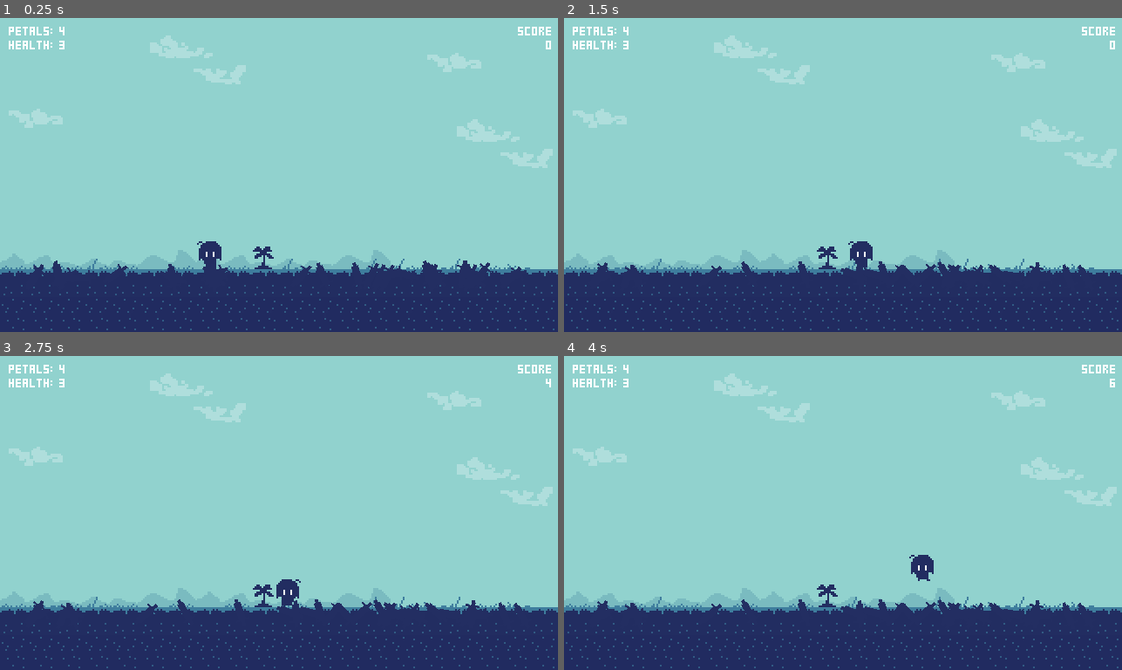
Above: before the commit, frames 1-4 (two rows, left to right).
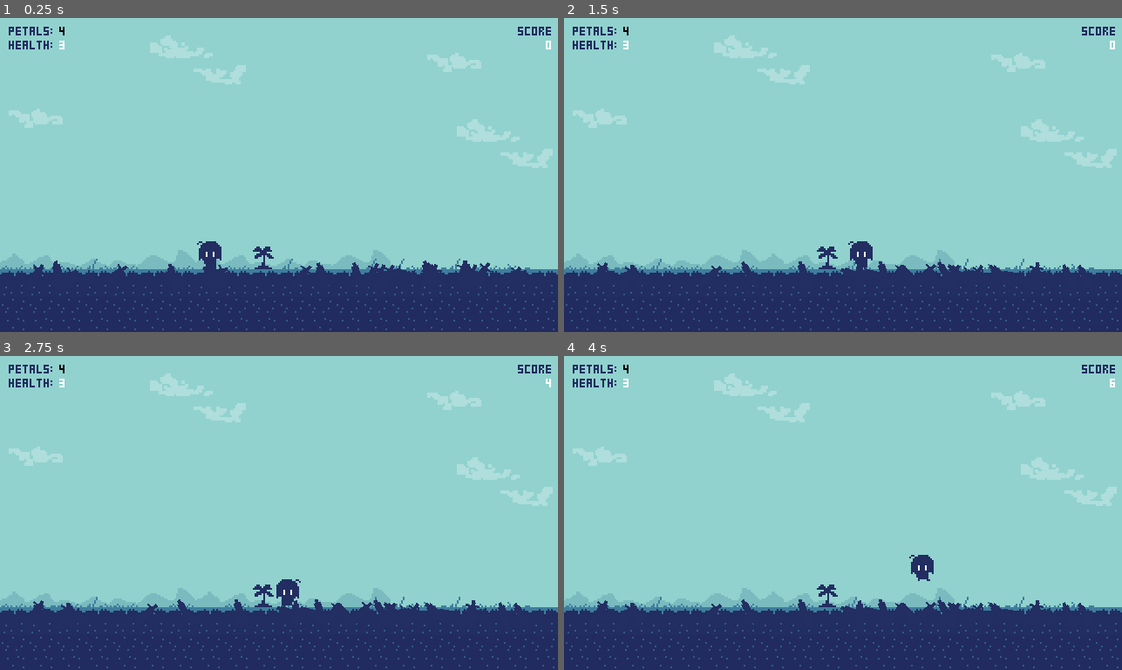
Above: after the commit, the same moments.

Repository: mwpodgorni/DDDD-Project
Game: Godot game, scene res://choice.tscn
Two runs of this game, one before a commit and one after it. Both use one fixed random seed, a clock stepped at 60 frames per second and the inputs below.
Inputs:
- Up to frame 1 (0.25 s): no input
- Up to frame 2 (1.5 s): tap Enter at 0.5 s; hold Right (ui_right) 0.53-1.28 s; tap V (ui_accept) at 0.77 s; hold Left (ui_left) from 1.28 s (still down)
- Up to frame 3 (2.75 s): tap V (ui_accept) at 1.52 s; release Left (ui_left) at 2.03 s; hold Right (ui_right) from 2.03 s (still down)
- Up to frame 4 (4 s): tap V (ui_accept) at 3.02, 3.77 s; release Right (ui_right) at 3.53 s; hold Left (ui_left) from 3.53 s (still down)

The runs differ from the first frame. In frame 1, 0.3% of the frame differs, in the area x 1-99%, y 2-10%; in frame 2, 0.3%; in frame 3, 0.3%; in frame 4, 0.3%.

Commit message:
push font color again

Diff:
--- a/LD46/LD46.tscn
+++ b/LD46/LD46.tscn
@@ -698,6 +698,7 @@
 margin_top = 5.0
 margin_right = 317.0
 margin_bottom = 11.0
+custom_colors/font_color = Color( 0.129412, 0.168627, 0.376471, 1 )
 custom_fonts/font = ExtResource( 16 )
 text = "SCORE"
 align = 2
@@ -707,6 +708,7 @@
 margin_top = 13.0
 margin_right = 317.0
 margin_bottom = 19.0
+custom_colors/font_color = Color( 0.129412, 0.168627, 0.376471, 1 )
 custom_fonts/font = ExtResource( 16 )
 text = "1000"
 align = 2
@@ -719,6 +721,7 @@
 margin_top = 5.0
 margin_right = 29.0
 margin_bottom = 11.0
+custom_colors/font_color = Color( 0.133333, 0.176471, 0.380392, 1 )
 custom_fonts/font = ExtResource( 16 )
 text = "Petals:"
 
@@ -728,6 +731,7 @@
 margin_right = 55.0
 margin_bottom = 11.0
 rect_pivot_offset = Vector2( -56, 19 )
+custom_colors/font_color = Color( 0, 0, 0, 1 )
 custom_fonts/font = ExtResource( 16 )
 text = "4"
 script = ExtResource( 15 )
@@ -739,6 +743,7 @@
 margin_top = 13.0
 margin_right = 13.0
 margin_bottom = 19.0
+custom_colors/font_color = Color( 0.129412, 0.168627, 0.376471, 1 )
 custom_fonts/font = ExtResource( 16 )
 text = "HEALTH:"
 
@@ -748,6 +753,7 @@
 margin_right = 55.0
 margin_bottom = 19.0
 rect_pivot_offset = Vector2( -56, 19 )
+custom_colors/font_color = Color( 0.129412, 0.168627, 0.376471, 1 )
 custom_fonts/font = ExtResource( 16 )
 text = "3"
 script = ExtResource( 14 )
